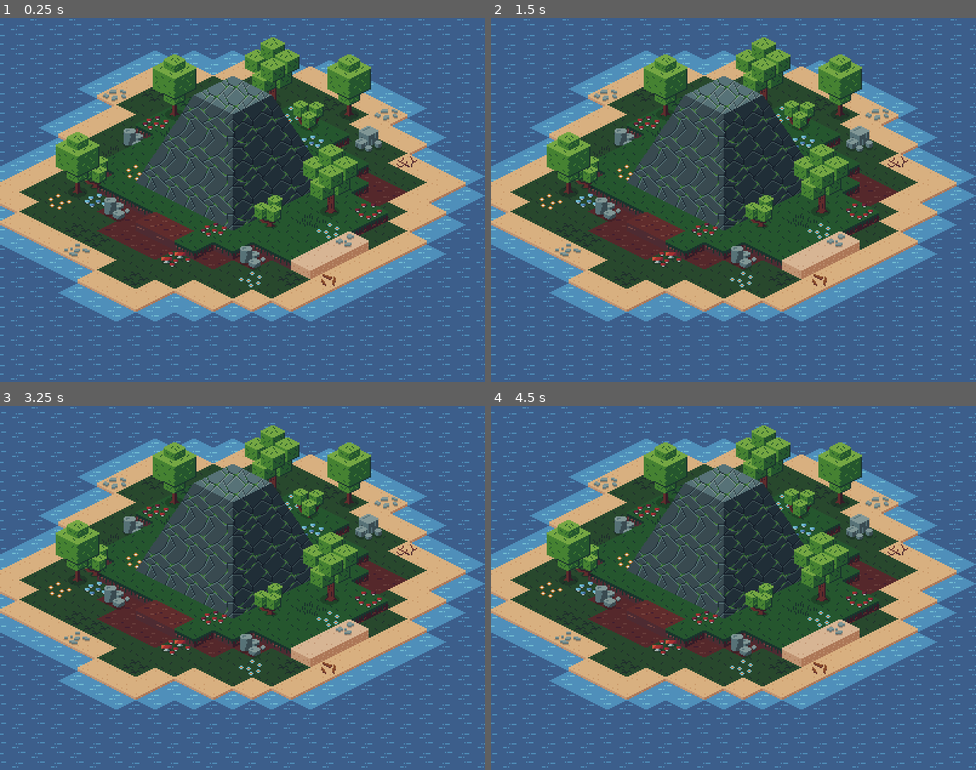
Above: before the commit, frames 1-4 (two rows, left to right).
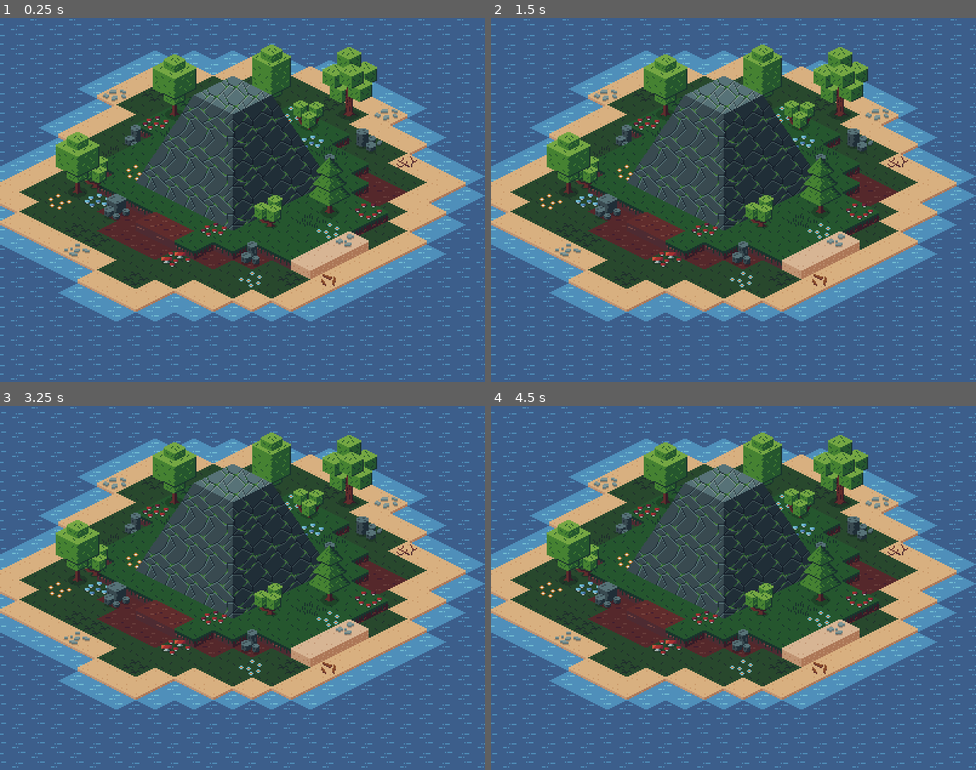
Above: after the commit, the same moments.

Repository: Paraldos/isometric
Game: Godot game, scene res://level/island.tscn
Same seed, same stepped clock (60 frames per second), same inputs: the game is played once before the commit and once after it. This scene is started directly instead of the project's main scene.
Inputs:
- Up to frame 1 (0.25 s): no input
- Up to frame 2 (1.5 s): no input
- Up to frame 3 (3.25 s): no input
- Up to frame 4 (4.5 s): no input

The runs differ from the first frame. In frame 1, 3.4% of the frame differs, in the area x 21-79%, y 5-69%; in frame 2, 3.4%; in frame 3, 3.4%; in frame 4, 3.4%.

Commit message:
refactored

Diff:
--- a/deco/rocks.tscn
+++ b/deco/rocks.tscn
@@ -13,5 +13,5 @@
 [node name="MainSprite" parent="." index="1" unique_id=462025457]
 position = Vector2(0, -16)
 texture = ExtResource("2_x1w7b")
-hframes = 3
+hframes = 4
 frame = 2
--- a/deco/tree.tscn
+++ b/deco/tree.tscn
@@ -13,5 +13,5 @@
 [node name="MainSprite" parent="." index="1" unique_id=462025457]
 position = Vector2(0, -32)
 texture = ExtResource("2_hf208")
-hframes = 3
+hframes = 6
 frame = 1
Binary file changed: assets/img/nature/blocky_rocks-Sheet.png
Binary file changed: assets/img/nature/blocky_rocks.aseprite
Binary file changed: assets/img/nature/blocky_trees-Sheet.png
Binary file changed: assets/img/nature/blocky_trees.aseprite
